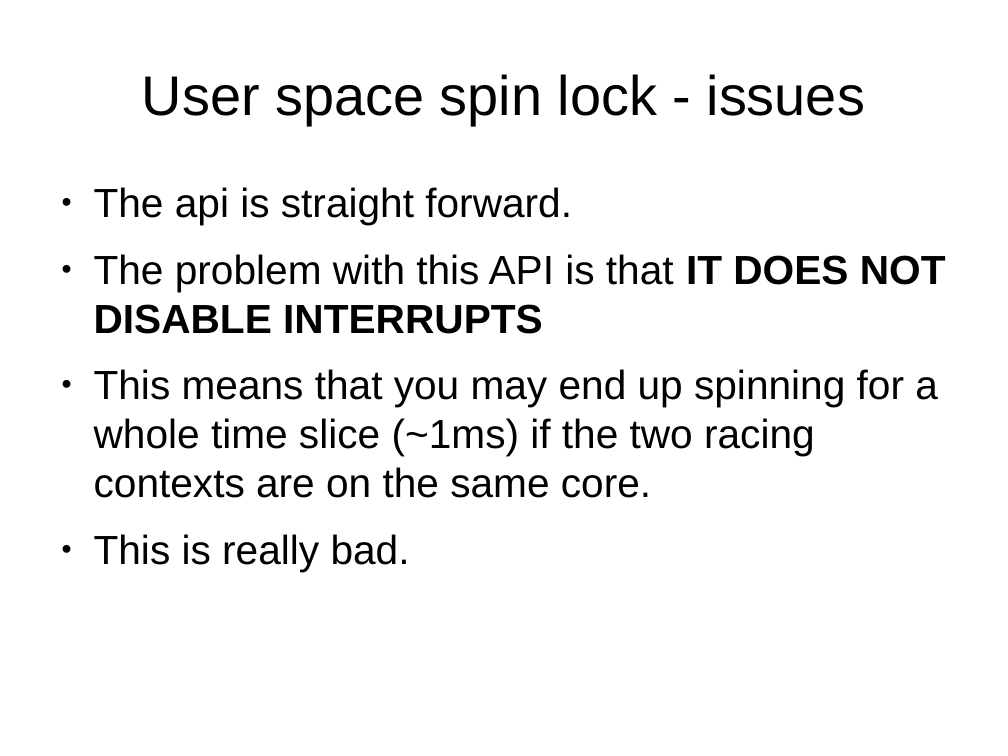
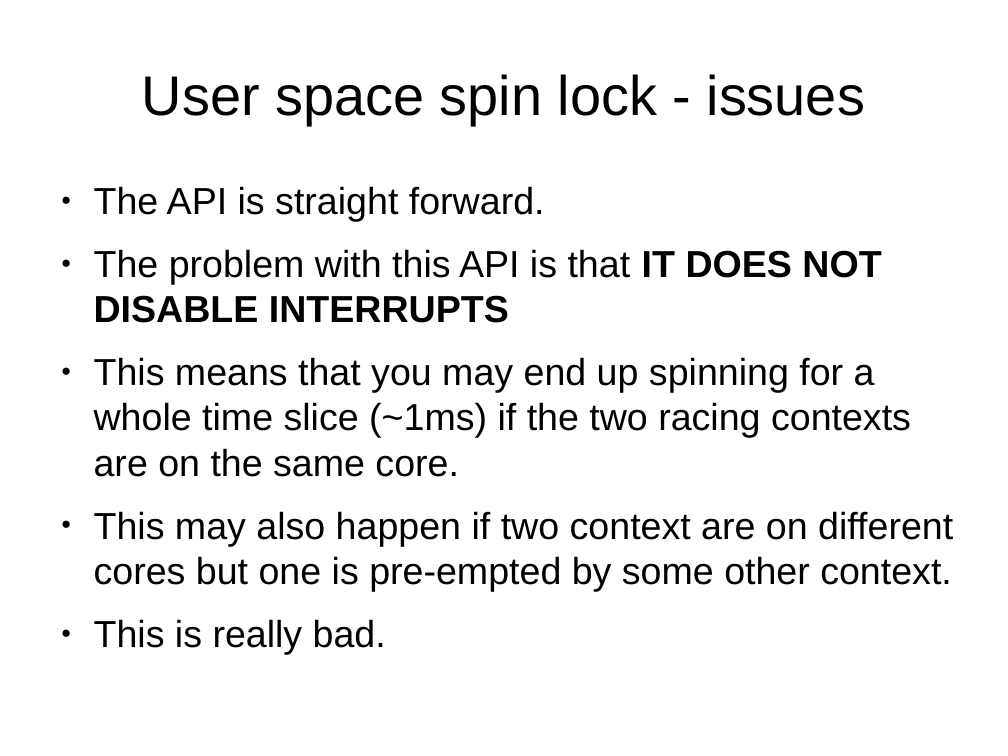
Before and after one commit to kalmuthu/slides, a slide deck: slide 10 of odp/linux/locking.odp (slide 8 before the commit). Drawn at 1008x756 pixels with LibreOffice and Linux fonts; fonts in the diff are those of the drawing. Boxes give left, top, right and bottom in pixels: in the first picture for what was removed or moved away, otherwise in the second. Text is boxed around its words. In the diff, an @@ line names an element or a change of style, - is before the commit and + after.

```diff
--- a/odp/linux/locking.odp
+++ b/odp/linux/locking.odp
@@ text at box(94, 186, 545, 221): text changed; size 32 to 29.6 pt @@
-● The api is straight forward.
+● The API is straight forward.
@@ text at box(94, 249, 911, 477): size 32 to 29.6 pt in "The problem with this API is that ...", "This means that you may end up ...", "This is really bad." @@
@@ text at box(94, 511, 953, 591): paragraph added @@
+● This may also happen if two context are on different cores but one is pre-empted by some other context.
```
Also in this commit, not shown: 6 other slides changed, 17 slides added.
